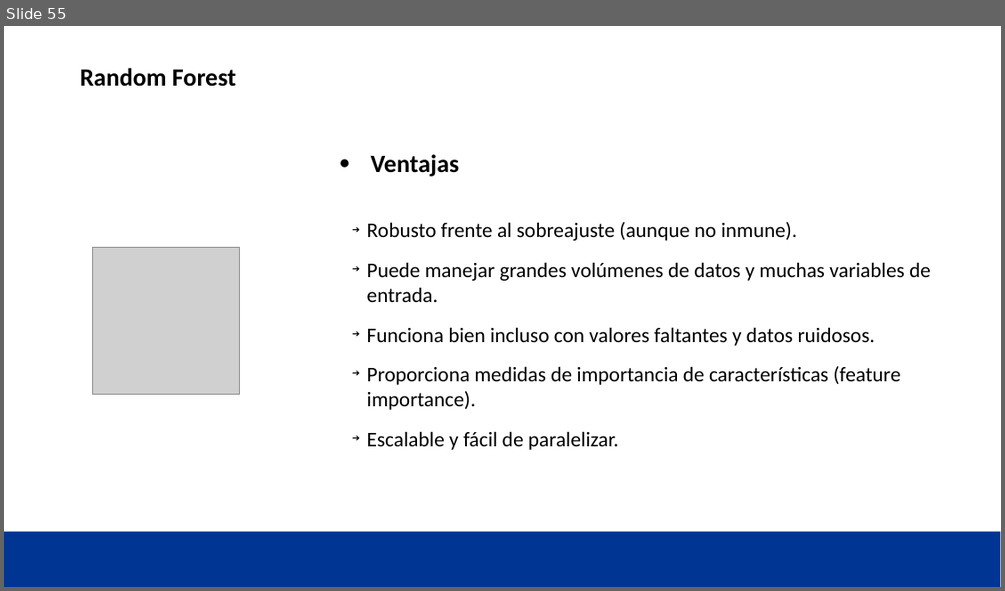
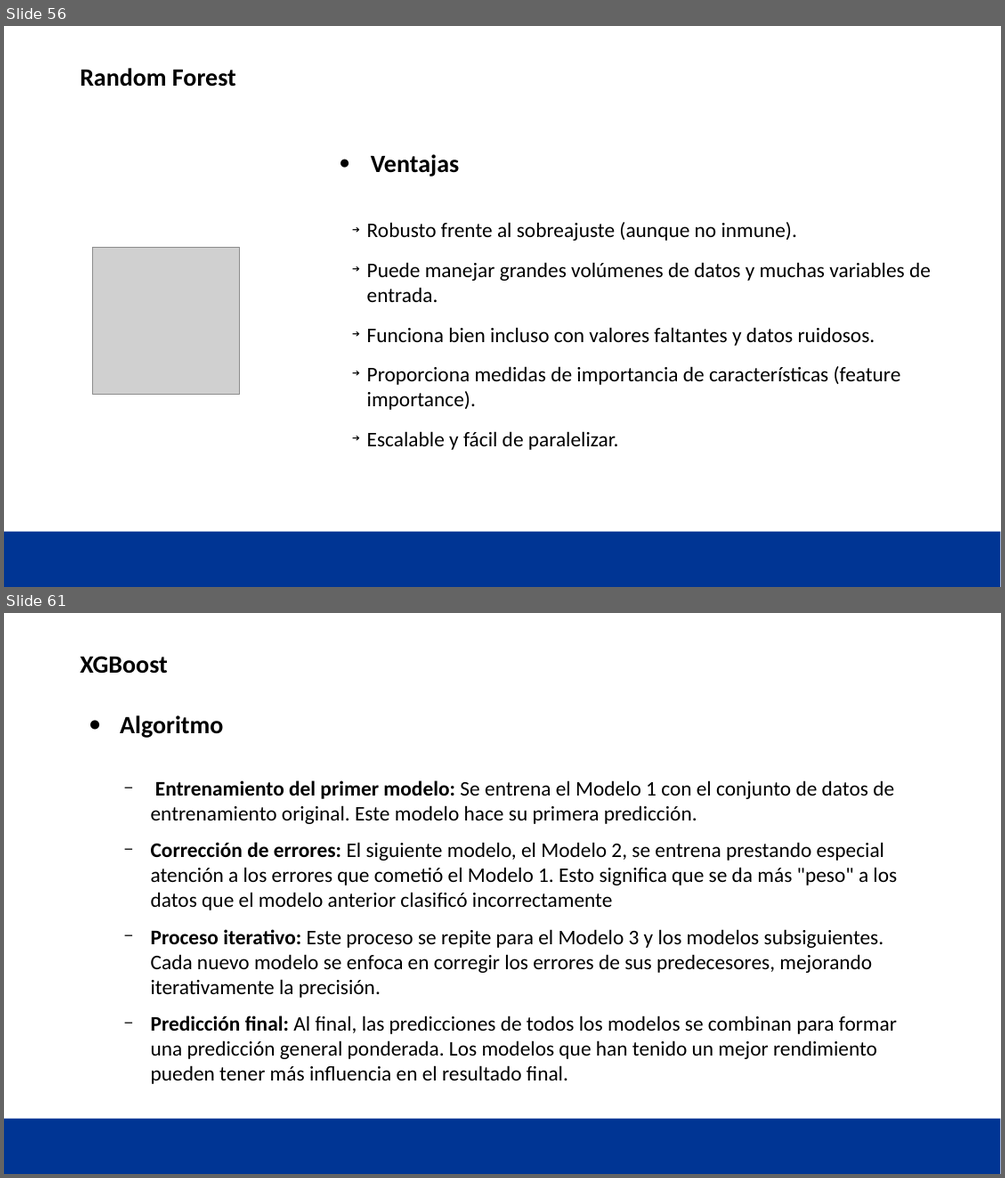
Before and after one commit to JavierRabal/CirceMachineLearning, a slide deck: Supervisado/Supervisado 2.pptx. Shown one above the other, each under a label of ours: slide 55 before the commit, slides 56 and 61 after it; the slides between them are not shown. The pictures are 1005x591 and 1005x1178 pixels, drawn with LibreOffice and Linux fonts; fonts in the diff are those of the drawing; grey boxes stand for pictures; background and template pictures are left out. Boxes give left, top, right and bottom in pixels: in the first picture for what was removed or moved away, otherwise in the second. Text is boxed around its words. In the diff, an @@ line names an element or a change of style, - is before the commit and + after.

```diff
--- a/Supervisado/Supervisado 2.pptx
+++ b/Supervisado/Supervisado 2.pptx
@@ slide 61 added at <box>4,613,1001,1174</box>, background #FFFFFF; not listed: 1 template element that a slide beside it also shows @@
@@ title added at <box>80,656,168,674</box>, 24 pt, text #000000, bold @@
+XGBoost
@@ text added at <box>120,715,897,1084</box>, 20 pt, text #000000 @@
+● Algoritmo
+  − Entrenamiento del primer modelo: Se entrena el Modelo 1 con el conjunto de datos de entrenamiento original. Este modelo hace su primera predicción.
+  − Corrección de errores: El siguiente modelo, el Modelo 2, se entrena prestando especial atención a los errores que cometió el Modelo 1. Esto significa que se da más "peso" a los datos que el modelo anterior clasificó incorrectamente
+  − Proceso iterativo: Este proceso se repite para el Modelo 3 y los modelos subsiguientes. Cada nuevo modelo se enfoca en corregir los errores de sus predecesores, mejorando iterativamente la precisión.
+  − Predicción final: Al final, las predicciones de todos los modelos se combinan para formar una predicción general ponderada. Los modelos que han tenido un mejor rendimiento pueden tener más influencia en el resultado final.
@@ what was slide 55 is now slide 56 @@
```
Also in this commit, not shown: 17 other slides added, 1 other file.
